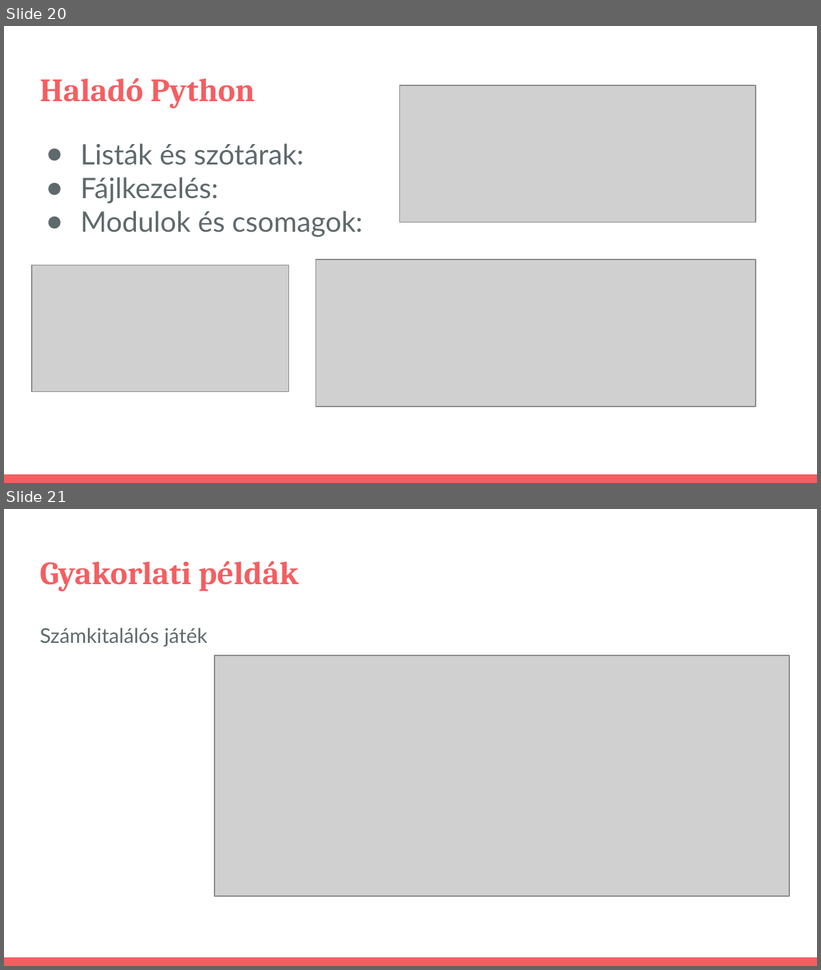
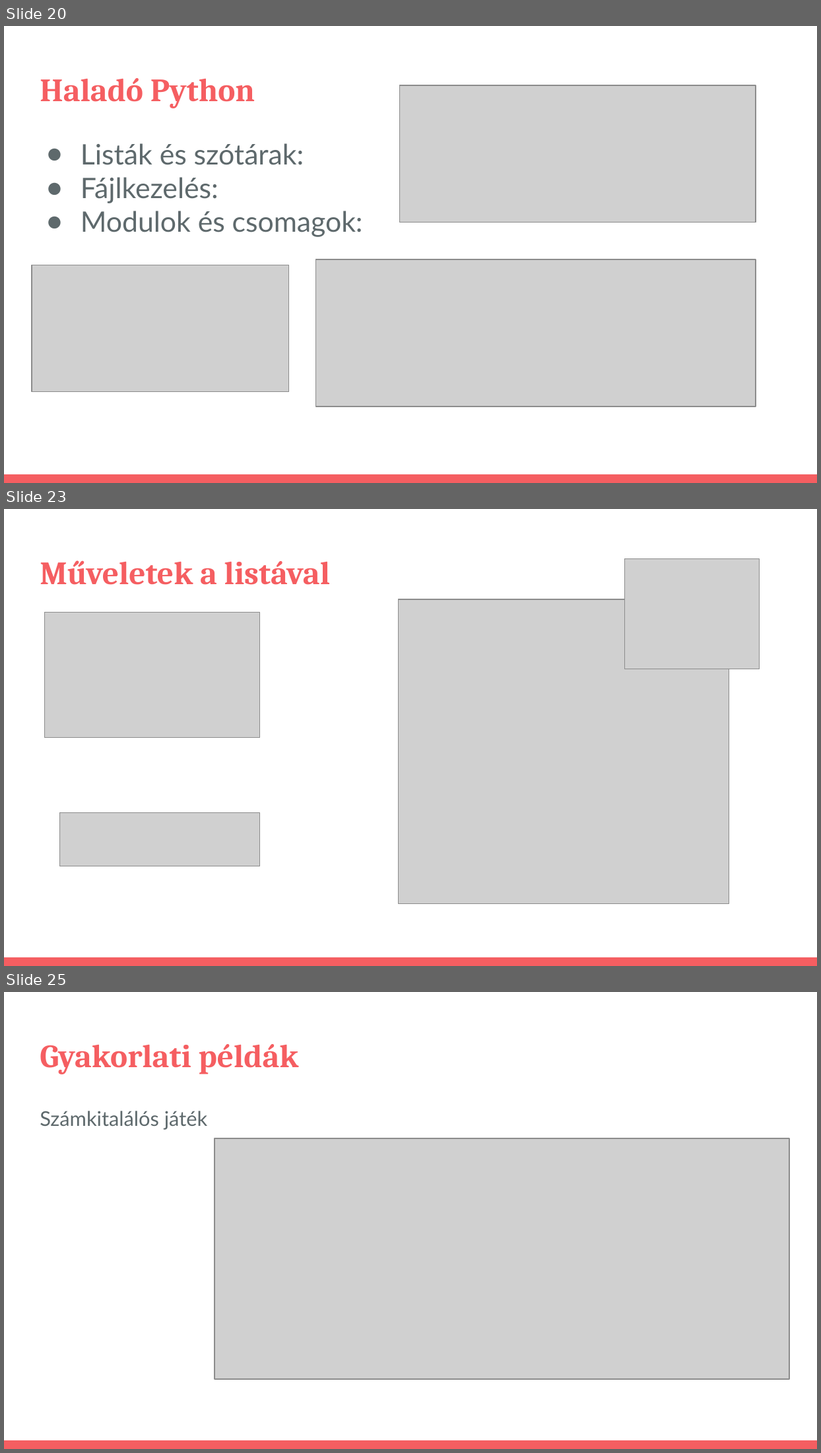
Before and after one commit to pisti72/infoka, a slide deck: prog/Bevezetés a Programozás Világába.pptx. Shown one above the other, each under a label of ours: slides 20 and 21 before the commit, slides 20, 23 and 25 after it; the slides between them are not shown. The pictures are 821x970 and 821x1453 pixels, drawn with LibreOffice and Linux fonts; fonts in the diff are those of the drawing; grey boxes stand for pictures. Boxes give left, top, right and bottom in pixels: in the first picture for what was removed or moved away, otherwise in the second. Text is boxed around its words. In the diff, an @@ line names an element or a change of style, - is before the commit and + after.

```diff
--- a/prog/Bevezetés a Programozás Világába.pptx
+++ b/prog/Bevezetés a Programozás Világába.pptx
@@ slide 23 added at (4, 509, 817, 966), background #FFFFFF; not listed: 1 template element that a slide beside it also shows @@
@@ title added at (40, 560, 330, 585), 28.8 pt, text #F55E61, bold @@
+Műveletek a listával
@@ picture added at (624, 559, 758, 669) @@
@@ picture added at (399, 599, 729, 904) @@
@@ picture added at (45, 612, 260, 737) @@
@@ picture added at (59, 813, 259, 867) @@
@@ what was slide 21 is now slide 25 @@
```
Also in this commit, not shown: 3 other slides added.
